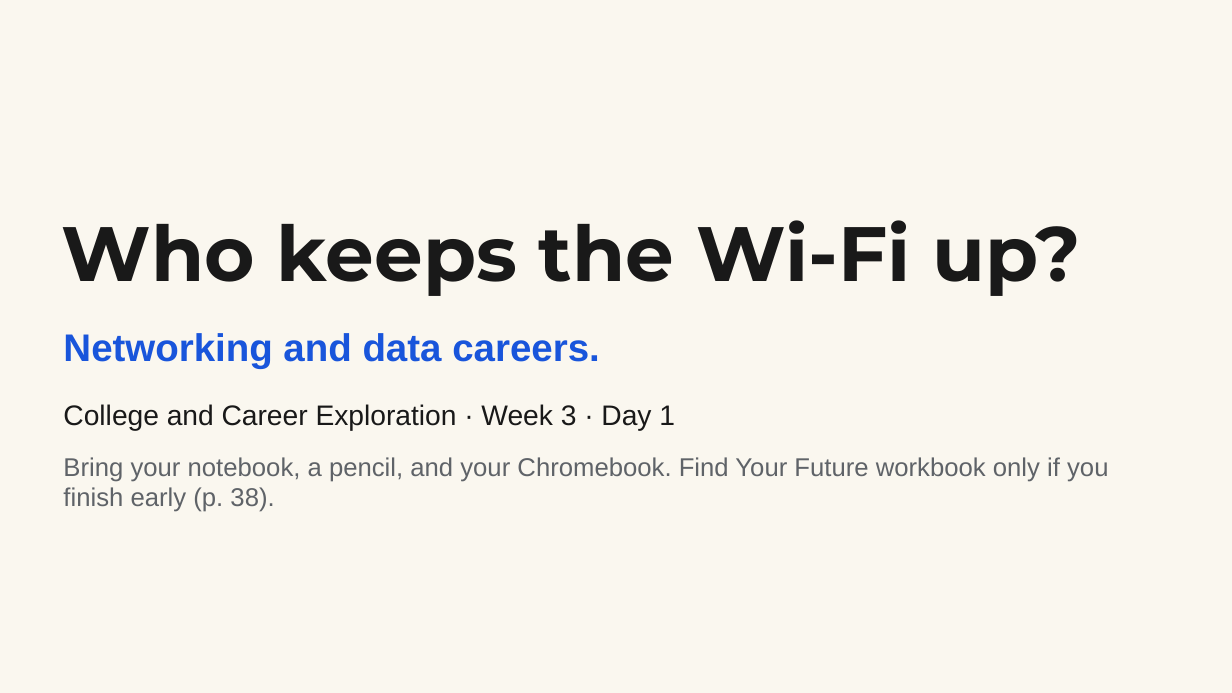
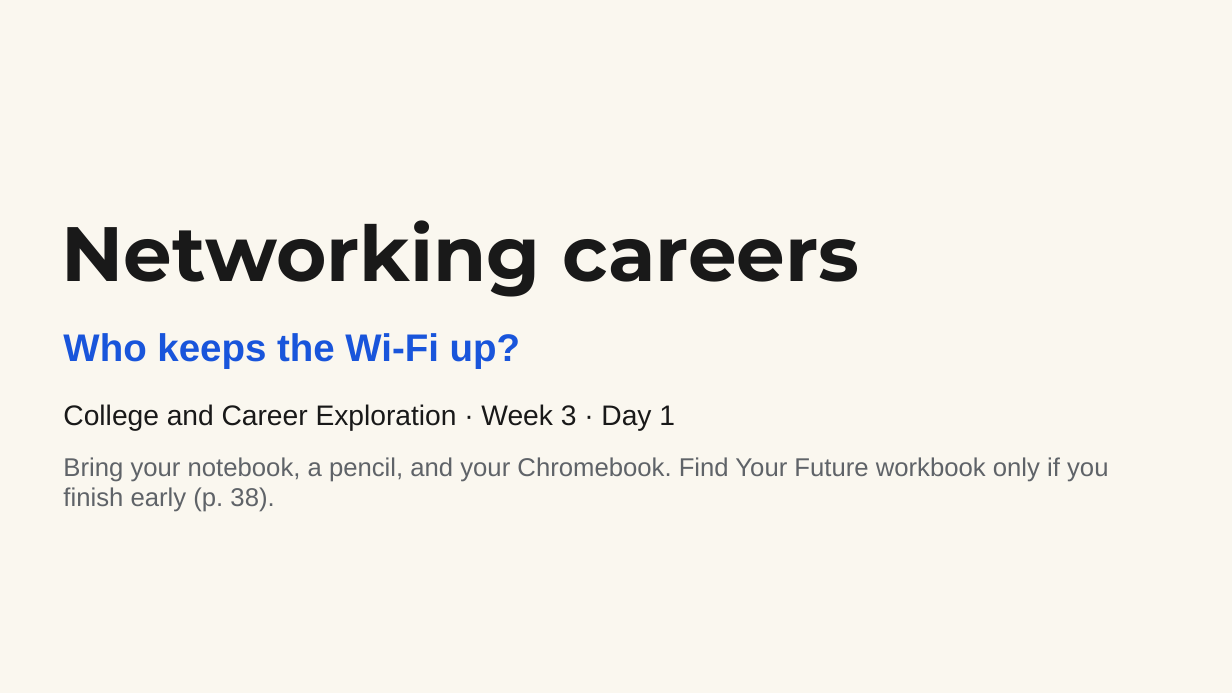
Before and after one commit to elbrielle/cce-curriculum, a slide deck: slide 1 of docs/resources/slides/1sw-wk3-day1.pptx. Drawn at 1232x693 pixels with LibreOffice and Linux fonts; fonts in the diff are those of the drawing. Boxes give left, top, right and bottom in pixels: in the first picture for what was removed or moved away, otherwise in the second. Text is boxed around its words. In the diff, an @@ line names an element or a change of style, - is before the commit and + after.

```diff
--- a/docs/resources/slides/1sw-wk3-day1.pptx
+++ b/docs/resources/slides/1sw-wk3-day1.pptx
@@ text at box(62, 220, 860, 297): text changed @@
-Who keeps the Wi-Fi up?
+Networking careers
@@ text at box(63, 333, 520, 369): text changed @@
-Networking and data careers.
+Who keeps the Wi-Fi up?
```
Also in this commit, not shown: 4 other slides changed, 2 slides added, 14 other files.
